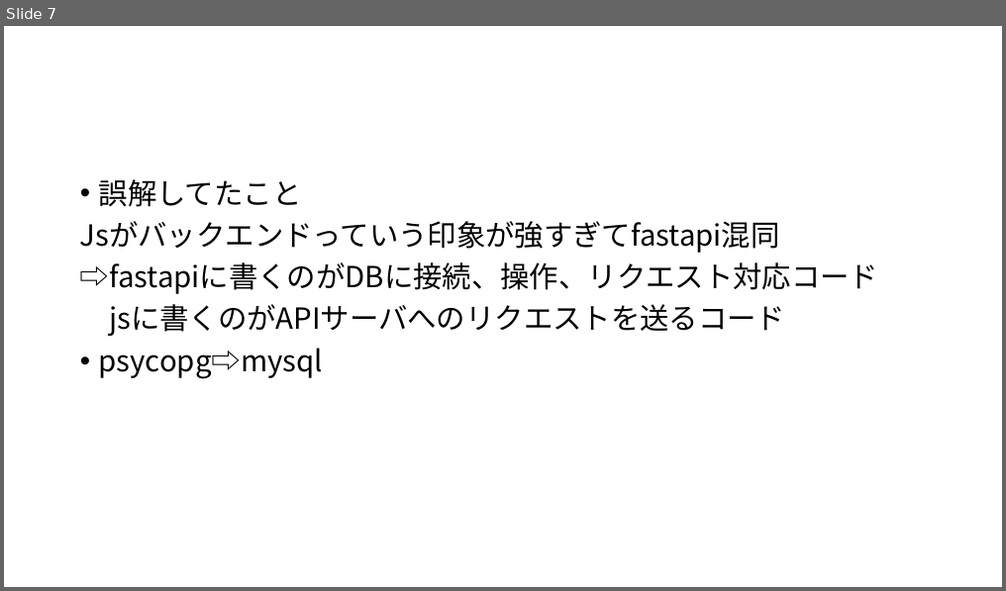
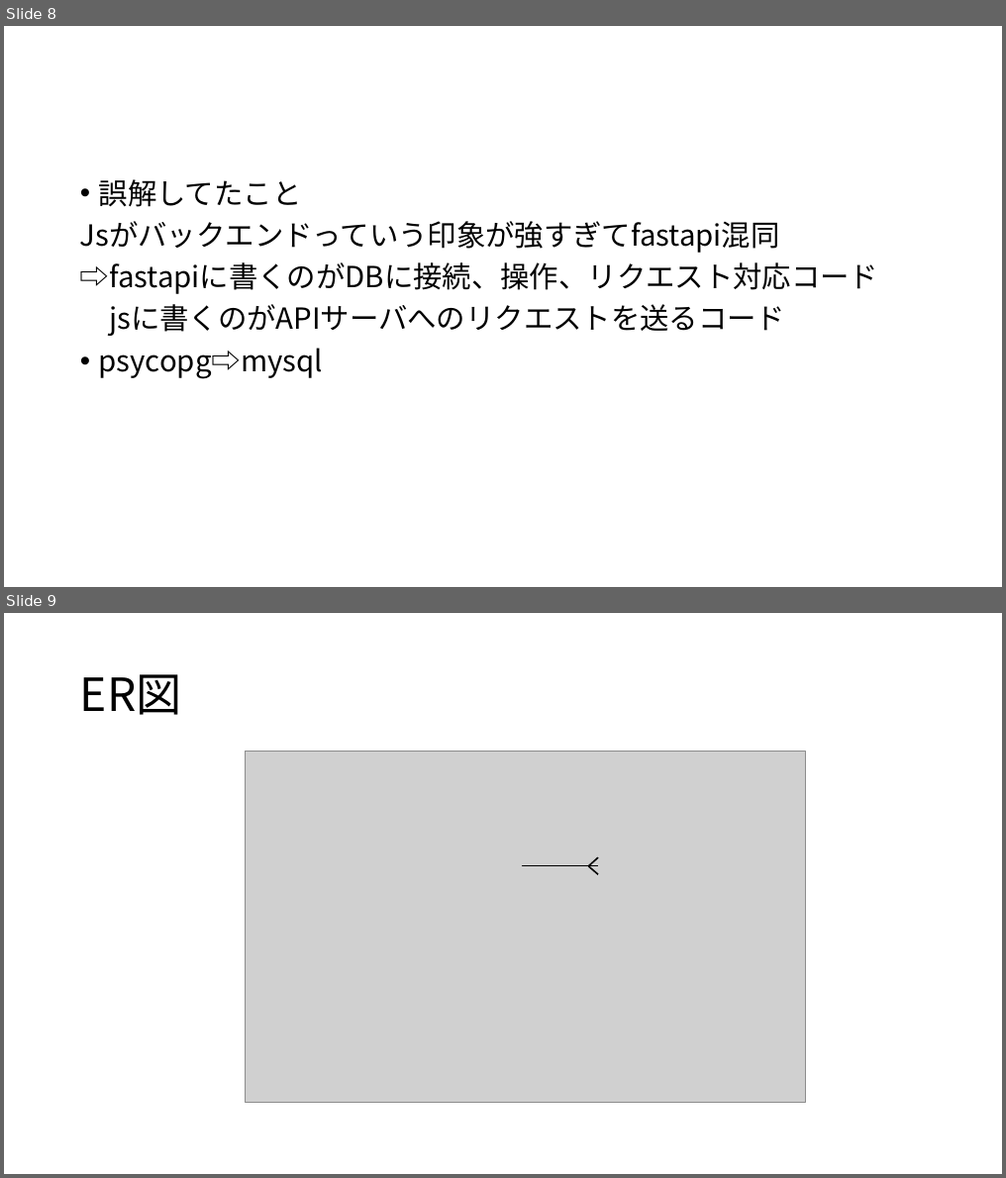
Before and after one commit to matsuri002/Gaedening_Diary, a slide deck: docs/栽培管理アプリ.pptx. Shown one above the other, each under a label of ours: slide 7 before the commit, slides 8 and 9 after it. The pictures are 1006x591 and 1006x1178 pixels, drawn with LibreOffice and Linux fonts; fonts in the diff are those of the drawing; grey boxes stand for pictures. Boxes give left, top, right and bottom in pixels: in the first picture for what was removed or moved away, otherwise in the second. Text is boxed around its words. In the diff, an @@ line names an element or a change of style, - is before the commit and + after.

```diff
--- a/docs/栽培管理アプリ.pptx
+++ b/docs/栽培管理アプリ.pptx
@@ slide 9 added at [4,613,1002,1174], background #FFFFFF @@
@@ title added at [80,674,182,715], 44 pt, text #000000 @@
+ER図
@@ picture added at [245,752,806,1103] @@
@@ line added from (522, 866) to (598, 866), #000000 1.5 pt @@
@@ line added from (589, 866) to (598, 858), #000000 1.5 pt @@
@@ line added from (589, 866) to (598, 874), #000000 1.5 pt @@
@@ what was slide 7 is now slide 8 @@
```
Also in this commit, not shown: 1 other slide added.
